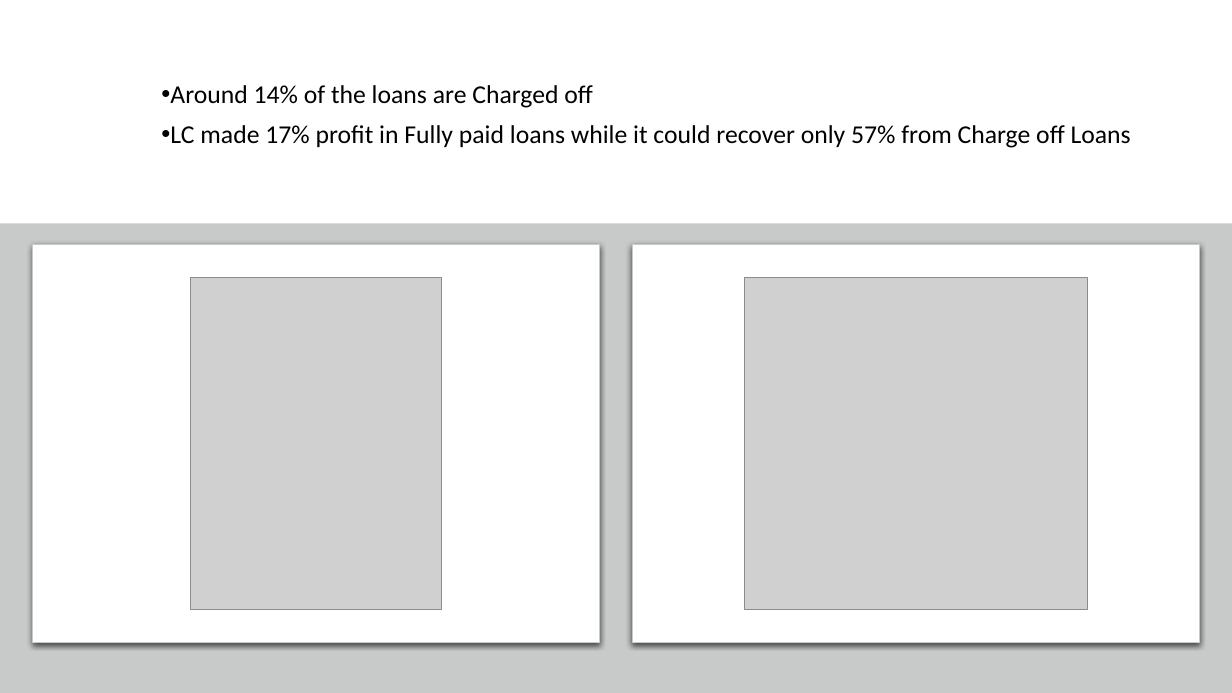
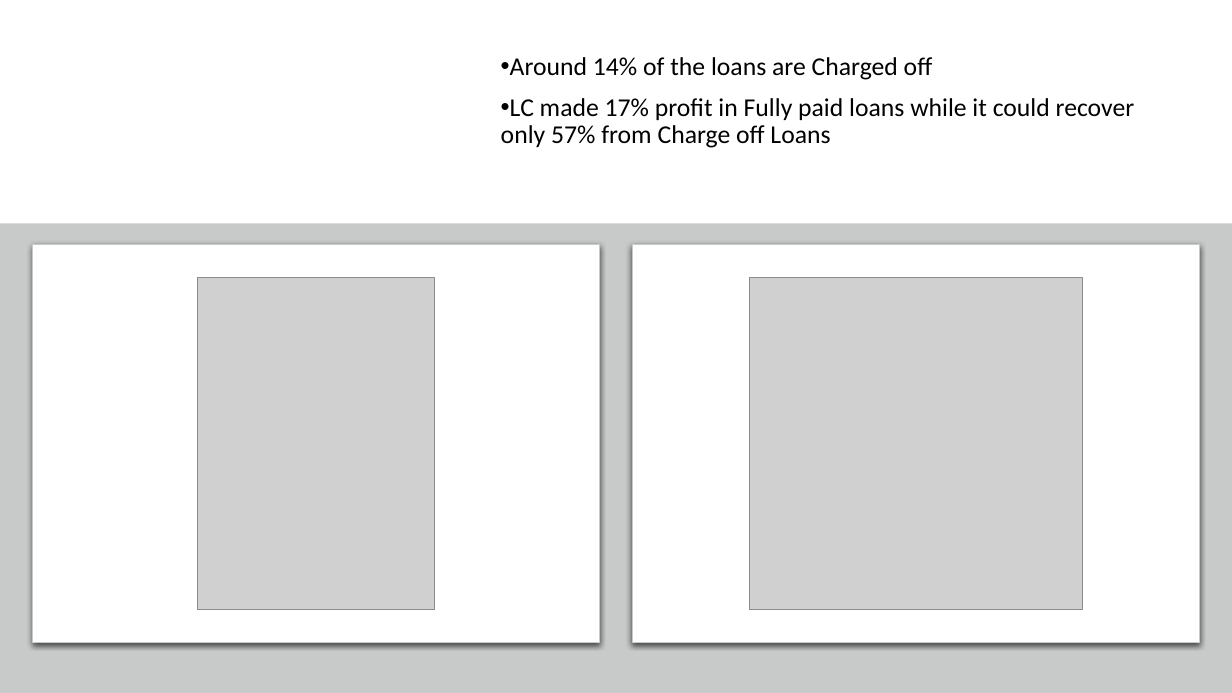
Before and after one commit to rramchan12/Lending-Club-EDA-CaseStudy, a slide deck: slide 5 of LendingClubCaseStudy.pptx. Drawn at 1232x693 pixels with LibreOffice and Linux fonts; fonts in the diff are those of the drawing; grey boxes stand for pictures; background and template pictures are left out. Boxes give left, top, right and bottom in pixels: in the first picture for what was removed or moved away, otherwise in the second. Text is boxed around its words. In the diff, an @@ line names an element or a change of style, - is before the commit and + after.

```diff
--- a/LendingClubCaseStudy.pptx
+++ b/LendingClubCaseStudy.pptx
@@ text "Around 14% of the loans ..." rewrapped from (x1=170, y1=85, x2=1131, y2=148) to (x1=501, y1=57, x2=1135, y2=148) @@
@@ picture resized from (x1=190, y1=277, x2=442, y2=610) to (x1=197, y1=277, x2=434, y2=610) @@
@@ picture resized from (x1=744, y1=277, x2=1088, y2=610) to (x1=750, y1=277, x2=1082, y2=610) @@
```
Also in this commit, not shown: 4 other slides changed, 8 slides added, 1 other file.
